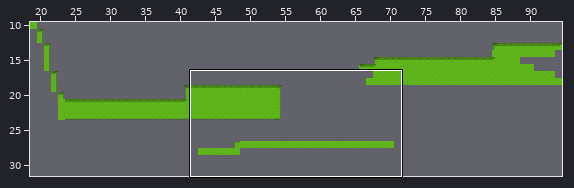
Tiled map: fanta-is-awesome/data/tiledmap/level.tmx. The first picture is a wide view before the edit; the outline marks the close-up.
Close-up. The starting point:
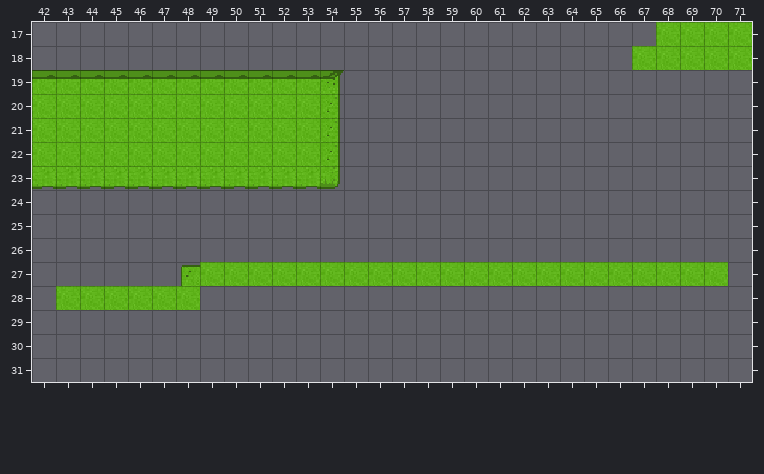
Cells are 16x16 px. Shown: x 42..71, y 17..31. The commit also changed other parts of the map, which this record leaves out. Tiles whose own drawing changed are shown in their newer look in all pictures.
After:
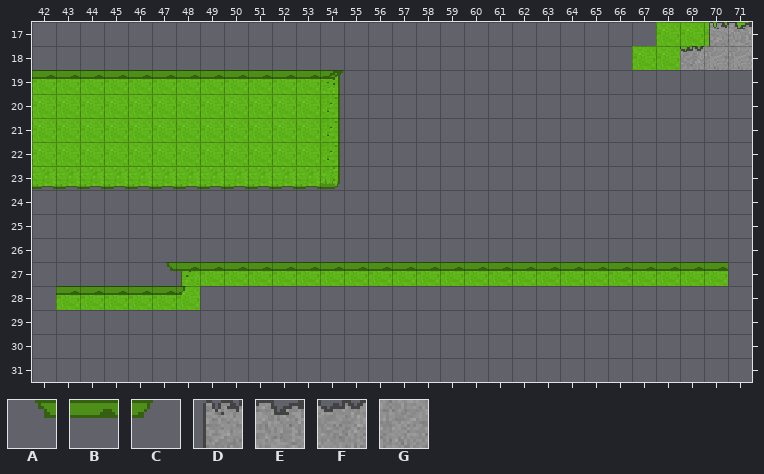
Key: from "tiles": A 1, B 2, C 3, D 44, E 45, F 46, G 85.
_ is an empty cell.
Changes in this commit:
Layer "extraGround":
y 17: x 70..71 __ -> DE
y 18: x 69..71 ___ -> FGG
y 27: x 47..70 ________________________ -> ABBBBBBBBBBBBBBBBBBBBBBB
y 28: x 43..48 ______ -> BBBBBC
